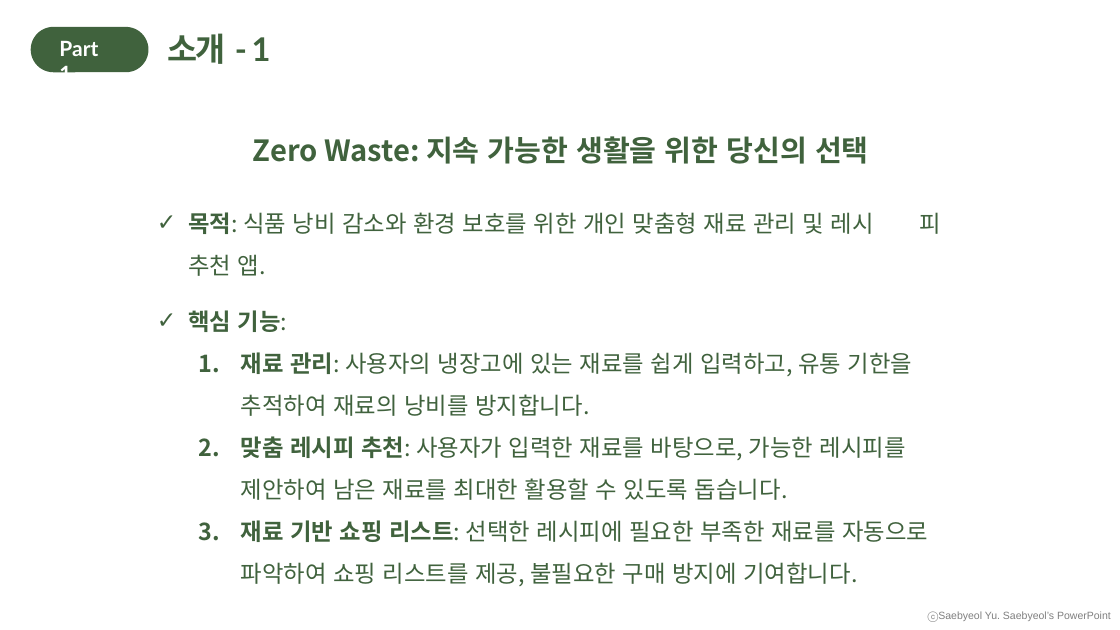
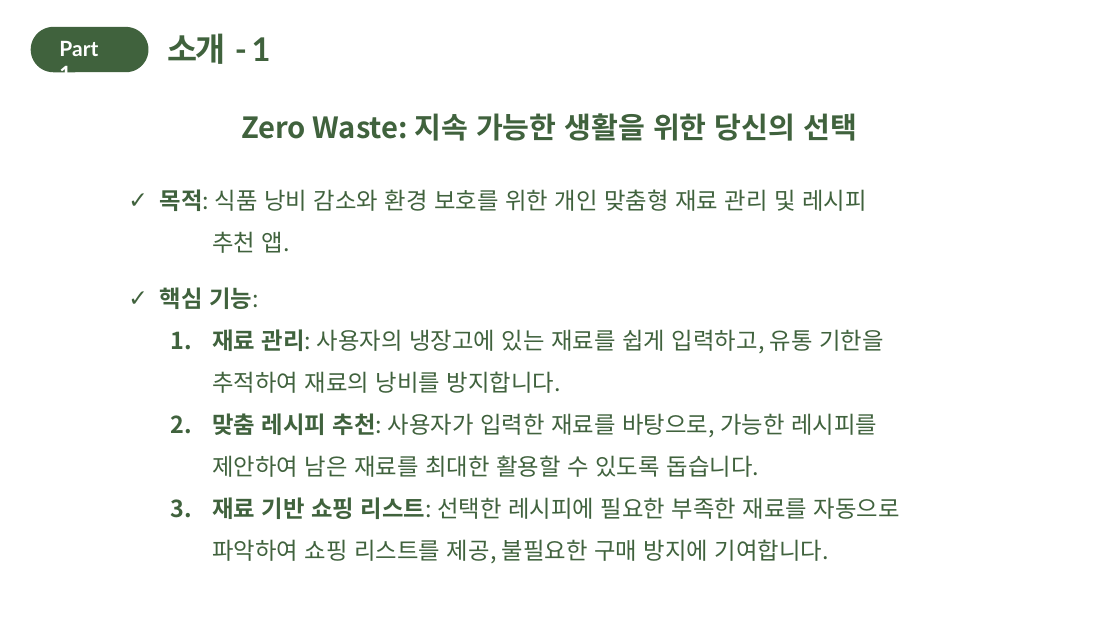
Before and after one commit to Yoon-jae-min/UsecaseDiagram, a slide deck: slide 4 of 수정/2조 요구사항 확인, 유스케이스(발표, 최종-넘버링 수정).pptx. Drawn at 1120x630 pixels with LibreOffice and Linux fonts; fonts in the diff are those of the drawing. Boxes give left, top, right and bottom in pixels: in the first picture for what was removed or moved away, otherwise in the second. Text is boxed around its words. In the diff, an @@ line names an element or a change of style, - is before the commit and + after.

```diff
--- a/수정/2조 요구사항 확인, 유스케이스(발표, 최종-넘버링 수정).pptx
+++ b/수정/2조 요구사항 확인, 유스케이스(발표, 최종-넘버링 수정).pptx
@@ text "Zero Waste: 지속 가능한 생활을 ...": place and size @@
-text "Zero Waste: 지속 가능한 생활을 ..." at box(188, 136, 940, 586)
+text "Zero Waste: 지속 가능한 생활을 ..." at box(160, 113, 900, 563)
@@ text at box(160, 189, 866, 253): text changed @@
-✓ 목적: 식품 낭비 감소와 환경 보호를 위한 개인 맞춤형 재료 관리 및 레시 피 추천 앱.
+✓ 목적: 식품 낭비 감소와 환경 보호를 위한 개인 맞춤형 재료 관리 및 레시피
+추천 앱.
@@ text removed at box(985, 611, 1111, 621) @@
-ⓒSaebyeol Yu. Saebyeol’s PowerPoint
```
Also in this commit, not shown: 21 other slides changed.
